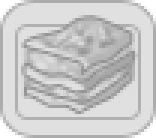
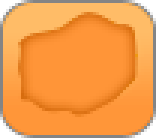
Layered file, before and after one edit (156 x 138). Changes by layer:
added layer "Фигура 10" above "Цветовой тон/Насыщенность 2" over (18, 12, 138, 117)
added layer "Фигура 1" above "Фигура 7" over (0, 0, 156, 138)
